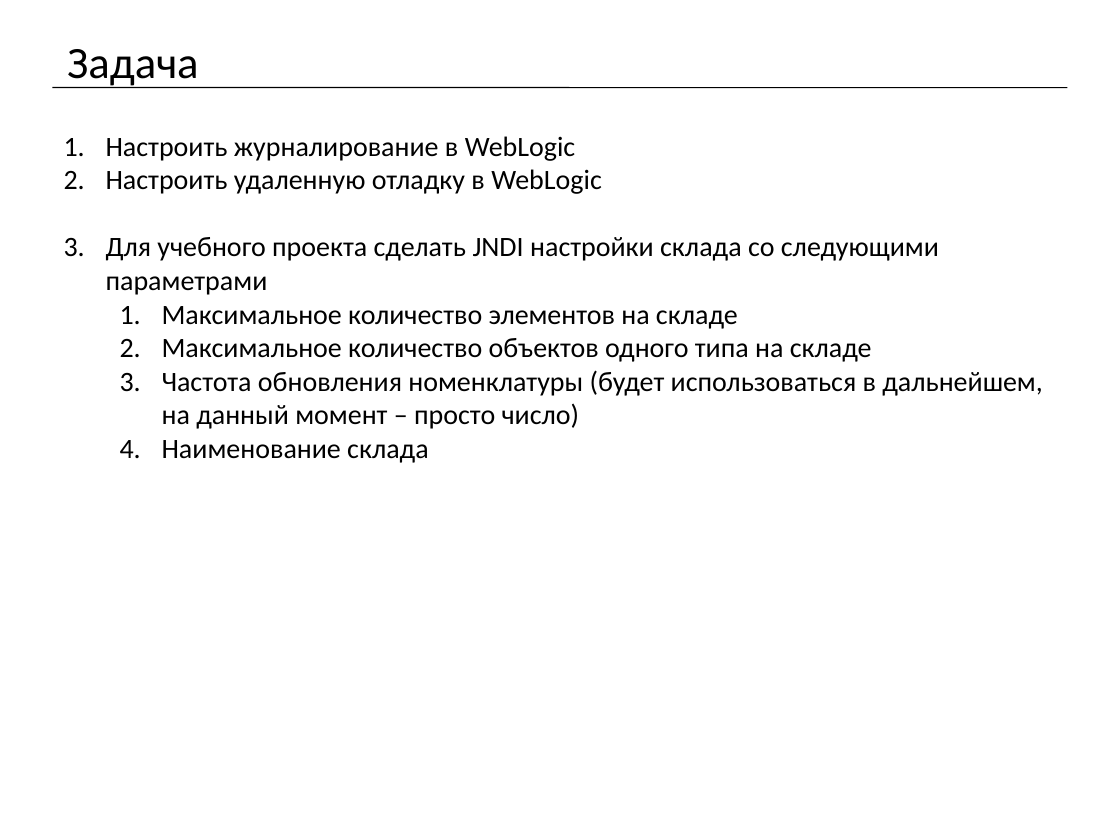
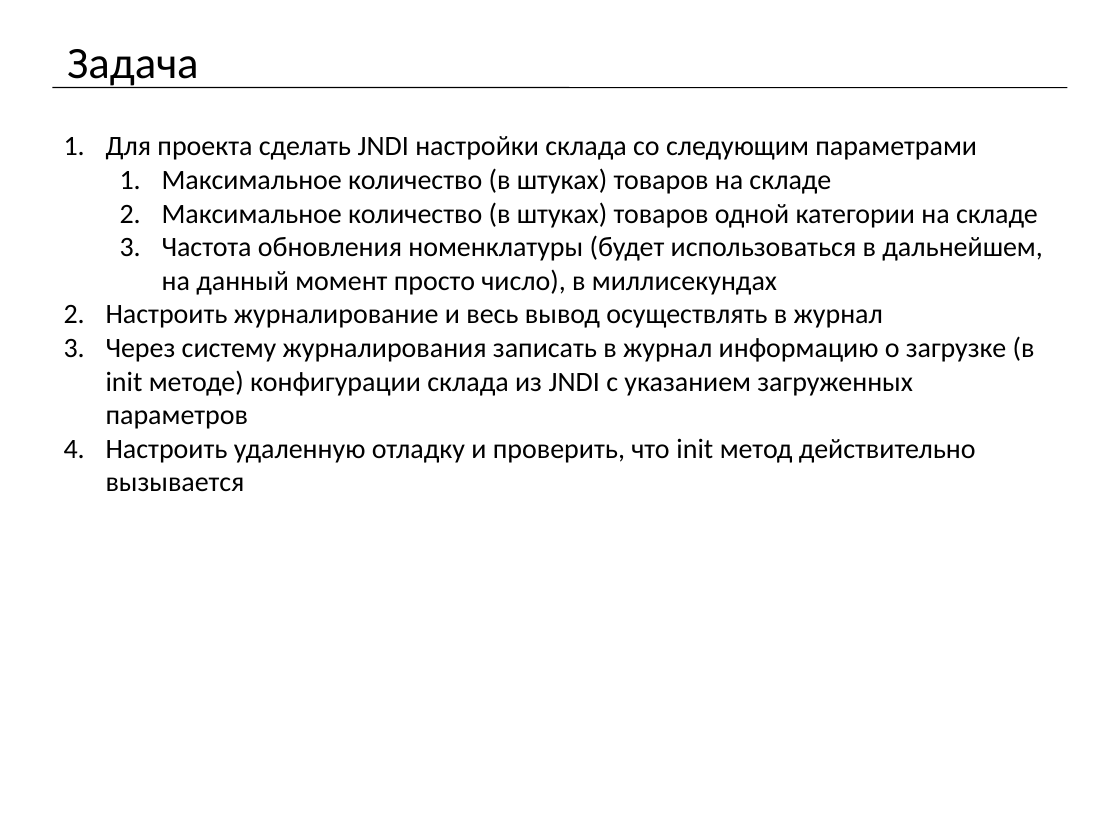
Before and after one commit to mrdekk/j2ee_course, a slide deck: slide 23 of lectures/j2ee. Lecture 3.pptx (slide 17 before the commit). Drawn at 1120x840 pixels with LibreOffice and Linux fonts; fonts in the diff are those of the drawing. Boxes give left, top, right and bottom in pixels: in the first picture for what was removed or moved away, otherwise in the second. Text is boxed around its words. In the diff, an @@ line names an element or a change of style, - is before the commit and + after.

Commit message:
change: Обновил лекцию 3 remove: Удалил старые дополнения к исходникам лекции 3 основанные на WebLogic add: Добавил дополнения к исходникам лекции 3 основанные на WildFly change: Обновил исходники к лекции 3 WebLogic -> WildFly

```diff
--- a/lectures/j2ee. Lecture 3.pptx
+++ b/lectures/j2ee. Lecture 3.pptx
@@ text at (x1=106, y1=136, x2=1042, y2=492): text changed @@
-1. Настроить журналирование в WebLogic
-2. Настроить удаленную отладку в WebLogic
-3. Для учебного проекта сделать JNDI настройки склада со следующими параметрами
-  1. Максимальное количество элементов на складе
-  2. Максимальное количество объектов одного типа на складе
-  3. Частота обновления номенклатуры (будет использоваться в дальнейшем, на данный момент – просто число)
-  4. Наименование склада
+1. Для проекта сделать JNDI настройки склада со следующим параметрами
+  1. Максимальное количество (в штуках) товаров на складе
+  2. Максимальное количество (в штуках) товаров одной категории на складе
+  3. Частота обновления номенклатуры (будет использоваться в дальнейшем, на данный момент просто число), в миллисекундах
+2. Настроить журналирование и весь вывод осуществлять в журнал
+3. Через систему журналирования записать в журнал информацию о загрузке (в init методе) конфигурации склада из JNDI с указанием загруженных параметров
+4. Настроить удаленную отладку и проверить, что init метод действительно вызывается
```
Also in this commit, not shown: 8 other slides changed, 8 slides added, 2 slides removed, 40 other files.
